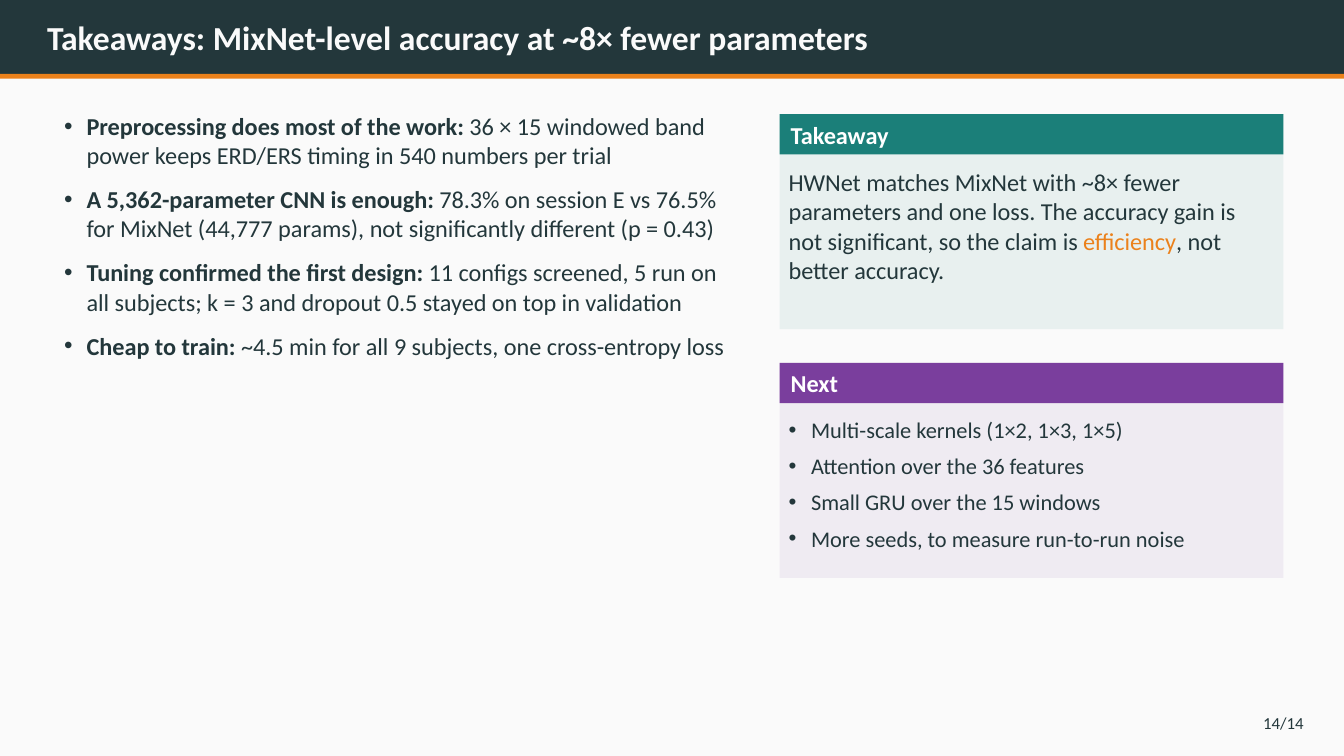
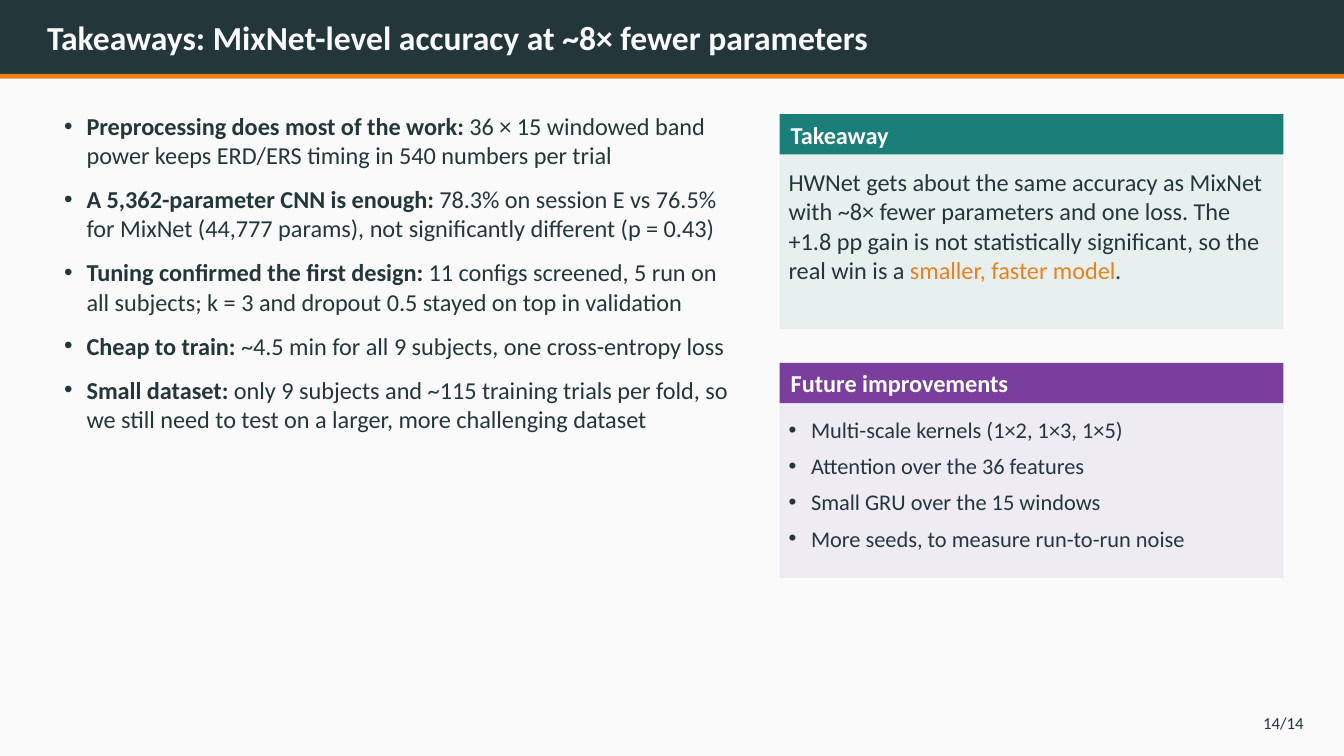
Before and after one commit to pratch/frontier-hw-bci, a slide deck: slide 14 of docs/final_slides/HWNet_Final_Presentation.pptx. Drawn at 1344x756 pixels with LibreOffice and Linux fonts; fonts in the diff are those of the drawing. Boxes give left, top, right and bottom in pixels: in the first picture for what was removed or moved away, otherwise in the second. Text is boxed around its words. In the diff, an @@ line names an element or a change of style, - is before the commit and + after.

```diff
--- a/docs/final_slides/HWNet_Final_Presentation.pptx
+++ b/docs/final_slides/HWNet_Final_Presentation.pptx
@@ text at box(789, 174, 1262, 282): text changed @@
-HWNet matches MixNet with ~8× fewer parameters and one loss. The accuracy gain is not significant, so the claim is efficiency, not better accuracy.
+HWNet gets about the same accuracy as MixNet with ~8× fewer parameters and one loss. The +1.8 pp gain is not statistically significant, so the real win is a smaller, faster model.
@@ text at box(87, 382, 727, 432): paragraph added @@
+• Small dataset: only 9 subjects and ~115 training trials per fold, so we still need to test on a larger, more challenging dataset
@@ text in rectangle at box(791, 375, 1008, 396): text changed @@
-Next
+Future improvements
```
Also in this commit, not shown: 4 other slides changed.
